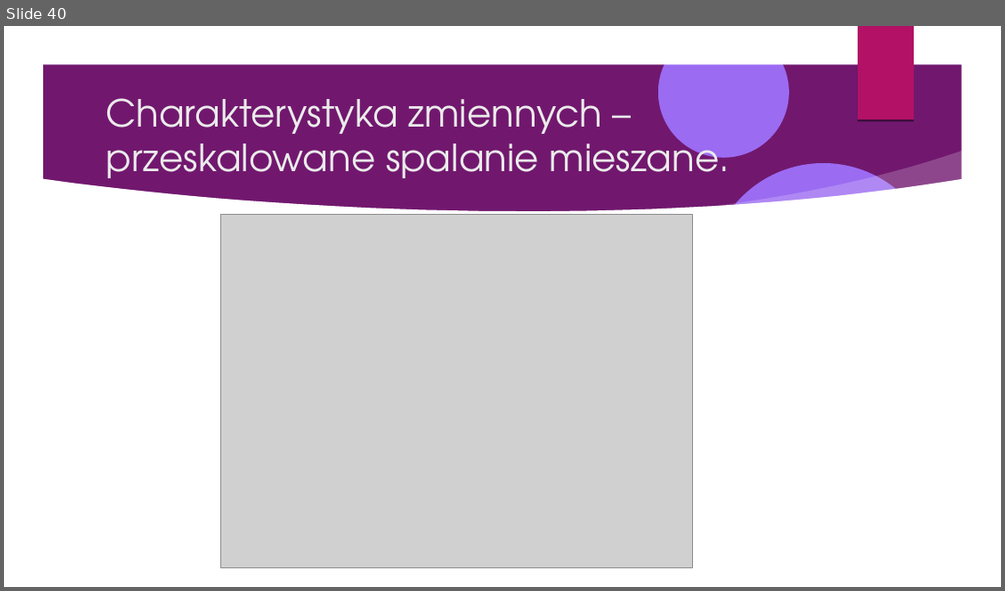
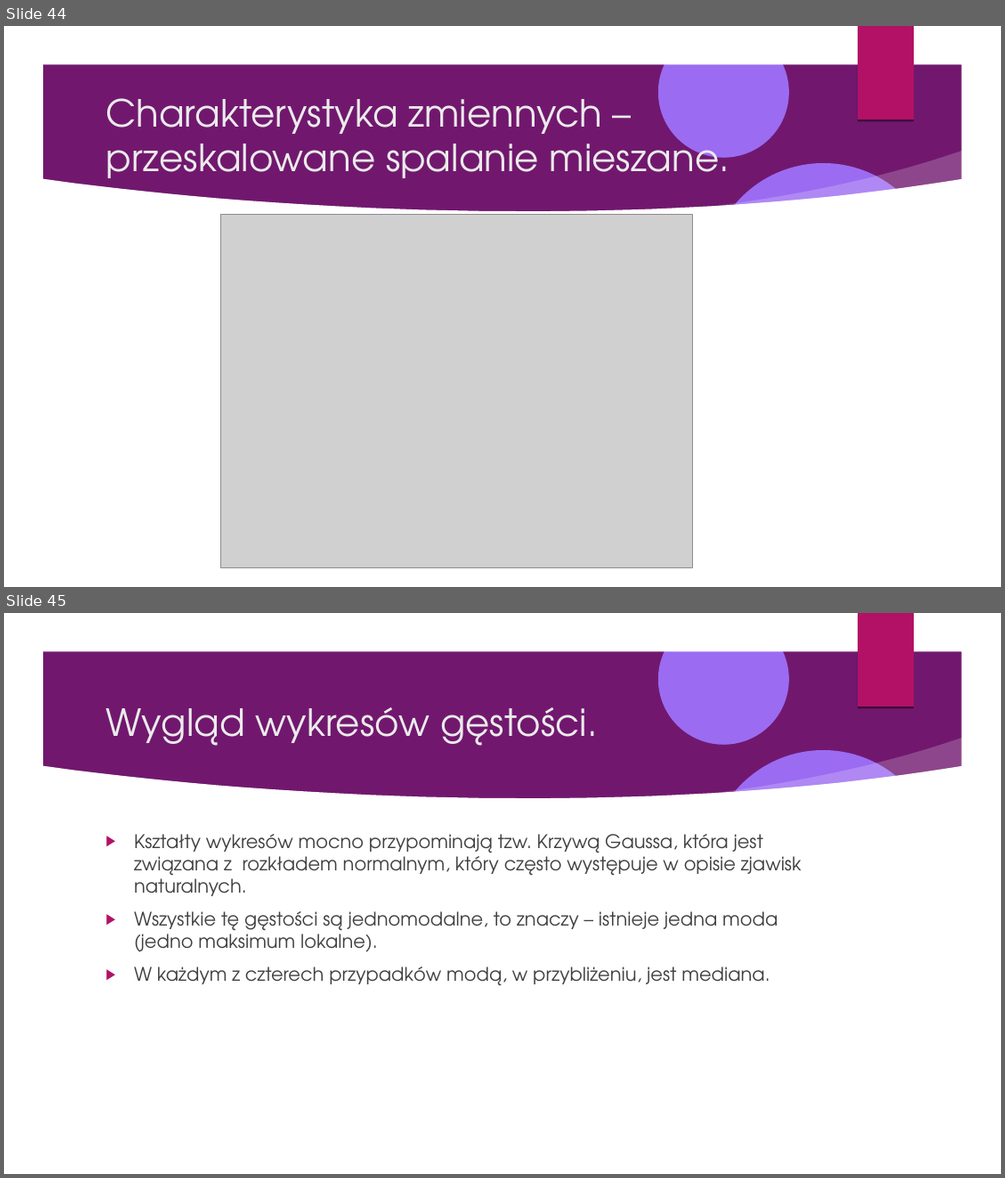
Before and after one commit to Pawel-Tomasz-Nowak/Scientific-collaboration, a slide deck: EmissionAnalysis/Prezentacja projektu.odp. Shown one above the other, each under a label of ours: slide 40 before the commit, slides 44 and 45 after it. The pictures are 1005x591 and 1005x1178 pixels, drawn with LibreOffice and Linux fonts; fonts in the diff are those of the drawing; grey boxes stand for pictures; background and template pictures are left out. Boxes give left, top, right and bottom in pixels: in the first picture for what was removed or moved away, otherwise in the second. Text is boxed around its words. In the diff, an @@ line names an element or a change of style, - is before the commit and + after.

```diff
--- a/EmissionAnalysis/Prezentacja projektu.odp
+++ b/EmissionAnalysis/Prezentacja projektu.odp
@@ slide 45 added at (4,613,1001,1174), background picture (left out); not listed: 9 template elements that a slide beside it also shows @@
@@ title added at (105,707,597,746), 36 pt, text #EBEBEB @@
+Wygląd wykresów gęstości.
@@ text added at (134,834,801,986), 18 pt, text #404040 @@
+▶ Kształty wykresów mocno przypominają tzw. Krzywą Gaussa, która jest związana z rozkładem normalnym, który często występuje w opisie zjawisk naturalnych.
+▶ Wszystkie tę gęstości są jednomodalne, to znaczy – istnieje jedna moda (jedno maksimum lokalne).
+▶ W każdym z czterech przypadków modą, w przybliżeniu, jest mediana.
@@ what was slide 40 is now slide 44 @@
```
Also in this commit, not shown: 2 slides changed, 10 other slides added, 6 slides removed, 3 other files.
